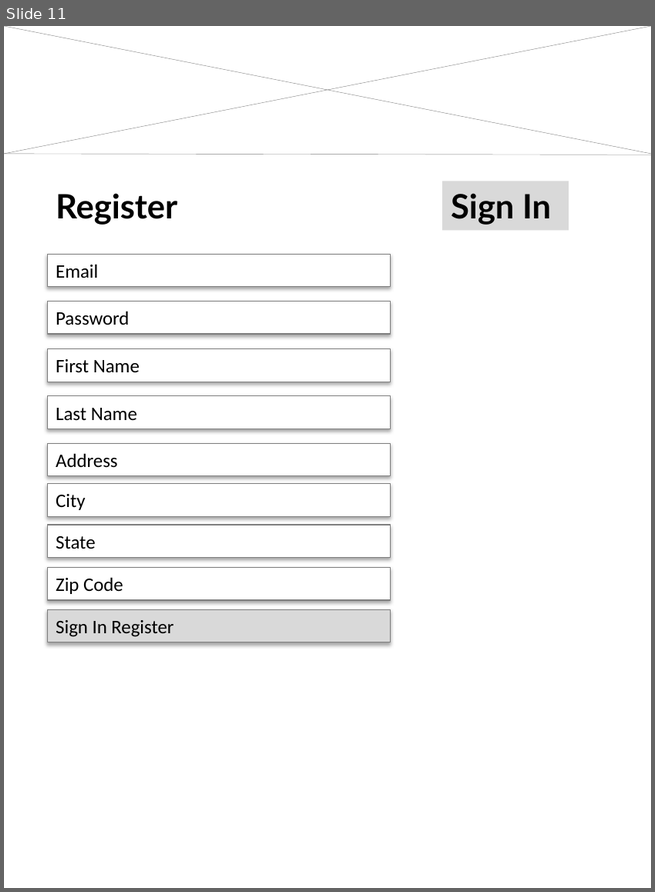
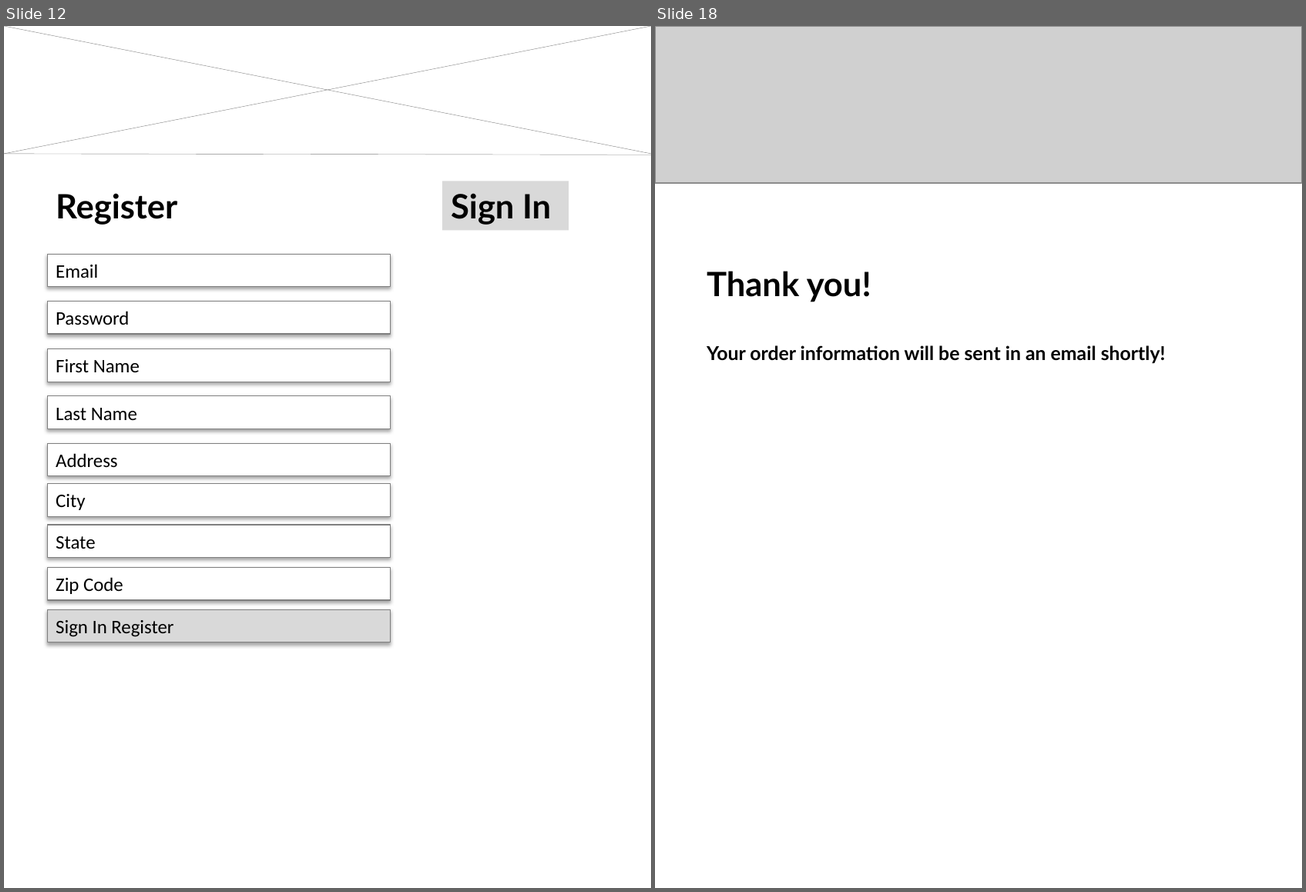
Before and after one commit to MariellaPaulino/2016, a slide deck: Homework3/DecisionTree.pptx. Shown side by side, each under a label of ours: slide 11 before the commit, slides 12 and 18 after it; the slides between them are not shown. The pictures are 655x892 and 1306x892 pixels, drawn with LibreOffice and Linux fonts; fonts in the diff are those of the drawing; grey boxes stand for pictures. Boxes give left, top, right and bottom in pixels: in the first picture for what was removed or moved away, otherwise in the second. Text is boxed around its words. In the diff, an @@ line names an element or a change of style, - is before the commit and + after.

```diff
--- a/Homework3/DecisionTree.pptx
+++ b/Homework3/DecisionTree.pptx
@@ slide 18 added at (x1=655, y1=26, x2=1302, y2=888), background #FFFFFF @@
@@ picture added at (x1=655, y1=26, x2=1302, y2=183) @@
@@ text added at (x1=707, y1=271, x2=871, y2=302), 28 pt, text #000000, bold @@
+Thank you!
@@ text added at (x1=707, y1=346, x2=1166, y2=364), 16 pt, text #000000, bold @@
+Your order information will be sent in an email shortly!
@@ what was slide 11 is now slide 12 @@
```
Also in this commit, not shown: 9 other slides added.
